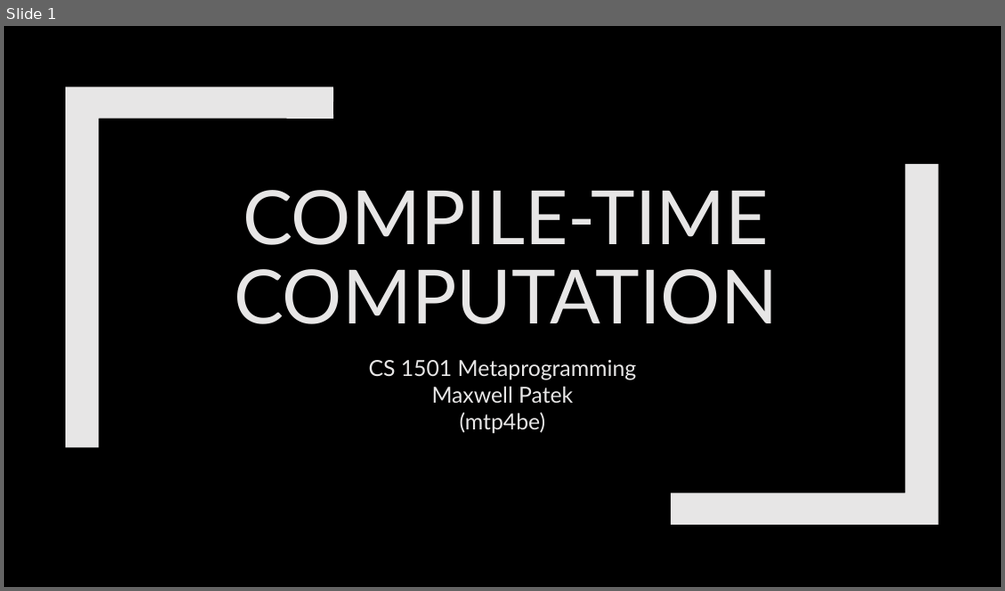
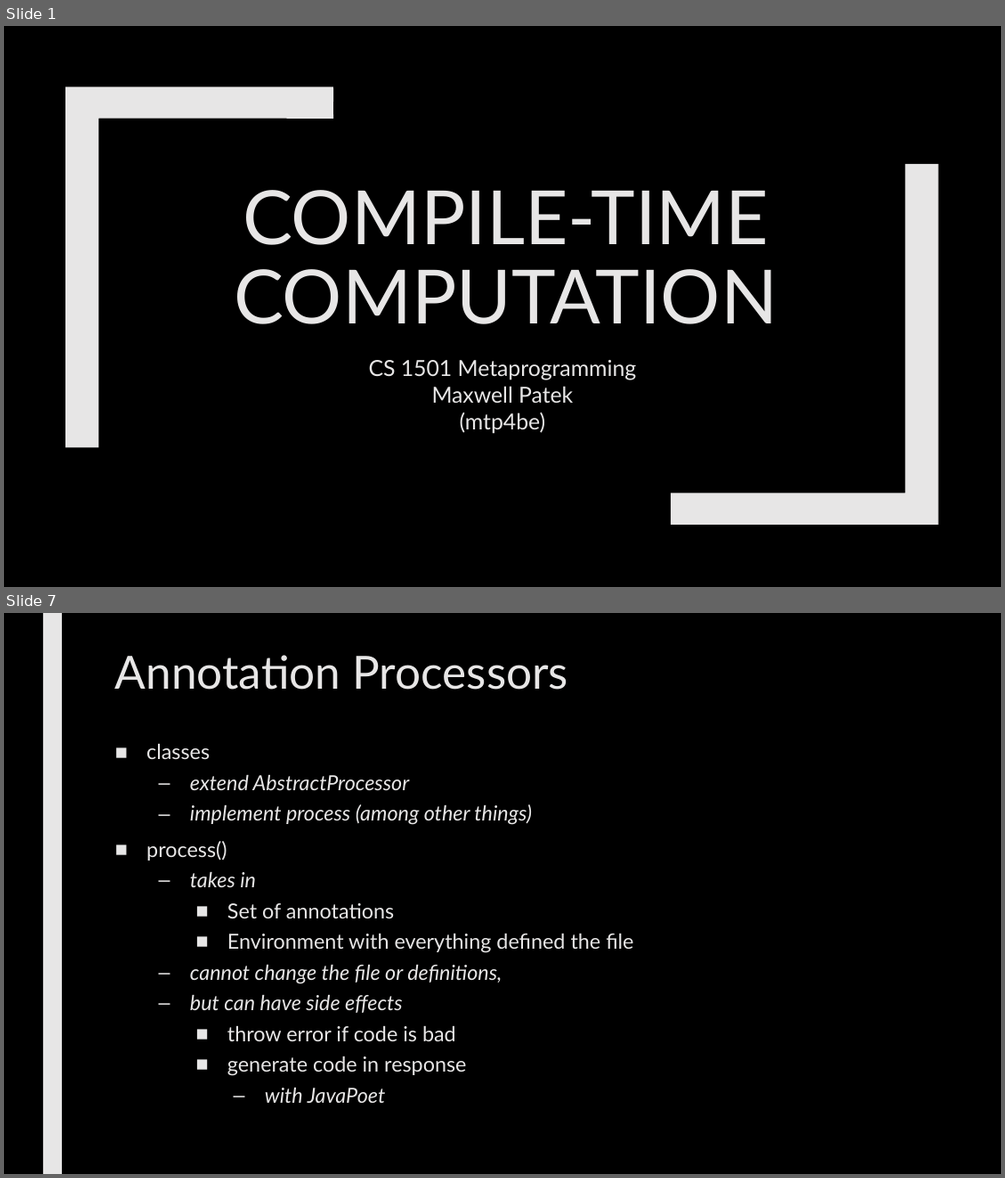
Before and after one commit to max7patek/metaprogramming, a slide deck: slides/08-CompileTimeComputation.pptx. Shown one above the other, each under a label of ours: slide 1 before the commit, slides 1 and 7 after it; the slides between them are not shown. The pictures are 1005x591 and 1005x1178 pixels, drawn with LibreOffice and Linux fonts; fonts in the diff are those of the drawing. Boxes give left, top, right and bottom in pixels: in the first picture for what was removed or moved away, otherwise in the second. Text is boxed around its words. In the diff, an @@ line names an element or a change of style, - is before the commit and + after.

```diff
--- a/slides/08-CompileTimeComputation.pptx
+++ b/slides/08-CompileTimeComputation.pptx
@@ slide 7 added at <box>4,613,1001,1174</box>, background #000000 @@
@@ rectangle added at <box>43,613,62,1174</box>, fill #E7E6E6 @@
@@ title added at <box>115,655,569,690</box>, 44 pt, text #E7E6E6 @@
+Annotation Processors
@@ text added at <box>146,743,633,1103</box>, 20 pt, text #E7E6E6, italic @@
+■ classes
+  – extend AbstractProcessor
+  – implement process (among other things)
+■ process()
+  – takes in
+    ■ Set of annotations
+    ■ Environment with everything defined the file
+  – cannot change the file or definitions,
+  – but can have side effects
+    ■ throw error if code is bad
+    ■ generate code in response
+      – with JavaPoet
```
Also in this commit, not shown: 1 slide changed, 19 other slides added.
